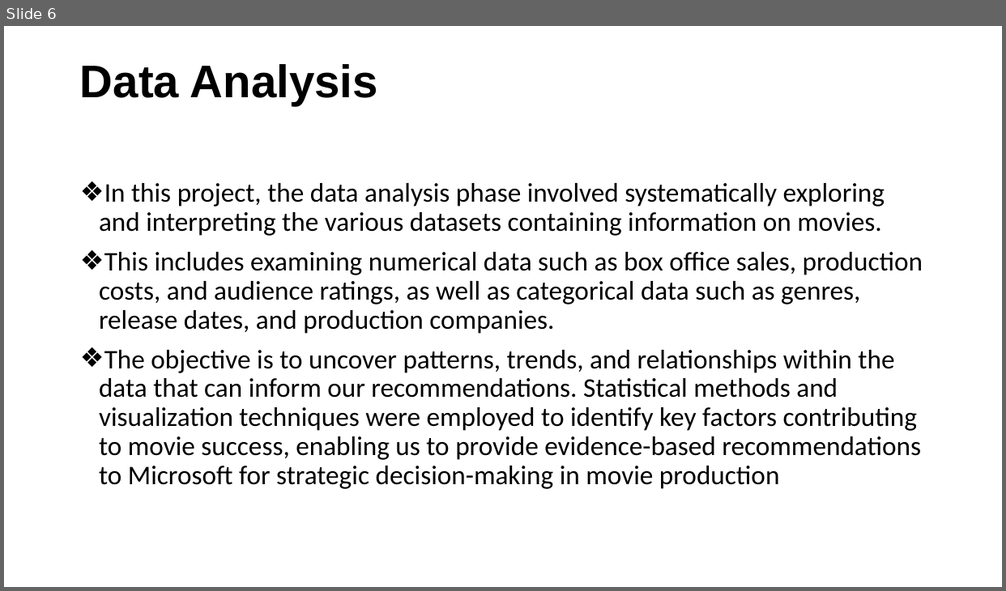
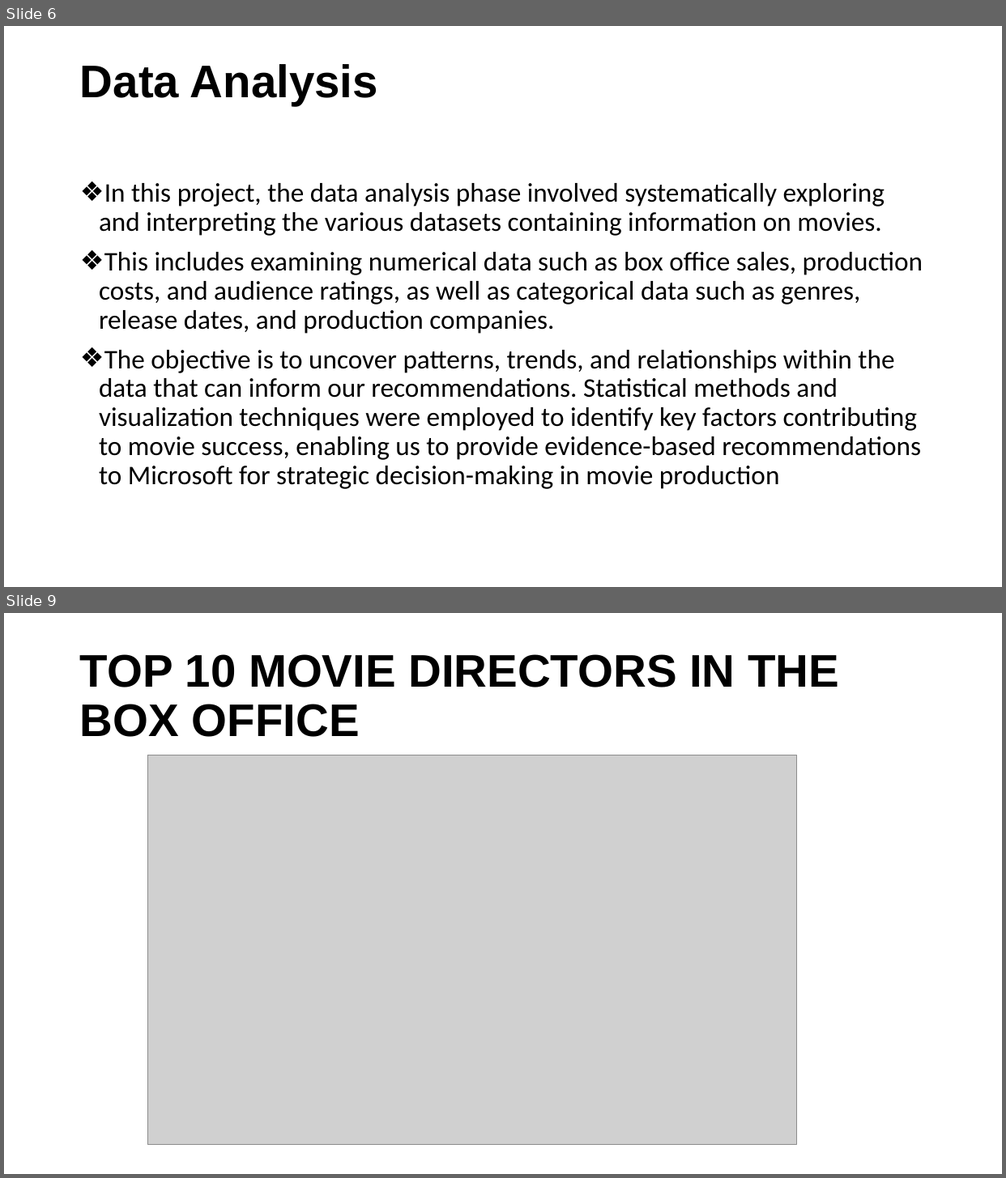
Before and after one commit to ISAACKW/PHASE1_PROJECT, a slide deck: PHASE1PPT.pptx. Shown one above the other, each under a label of ours: slide 6 before the commit, slides 6 and 9 after it; the slides between them are not shown. The pictures are 1006x591 and 1006x1178 pixels, drawn with LibreOffice and Linux fonts; fonts in the diff are those of the drawing; grey boxes stand for pictures. Boxes give left, top, right and bottom in pixels: in the first picture for what was removed or moved away, otherwise in the second. Text is boxed around its words. In the diff, an @@ line names an element or a change of style, - is before the commit and + after.

```diff
--- a/PHASE1PPT.pptx
+++ b/PHASE1PPT.pptx
@@ slide 9 added at box(4, 613, 1002, 1174), background #FFFFFF @@
@@ title added at box(80, 654, 839, 737), 44 pt, text #000000, bold @@
+TOP 10 MOVIE DIRECTORS IN THE BOX OFFICE
@@ picture added at box(147, 756, 797, 1144) @@
```
Also in this commit, not shown: 8 other slides added, 1 other file.
